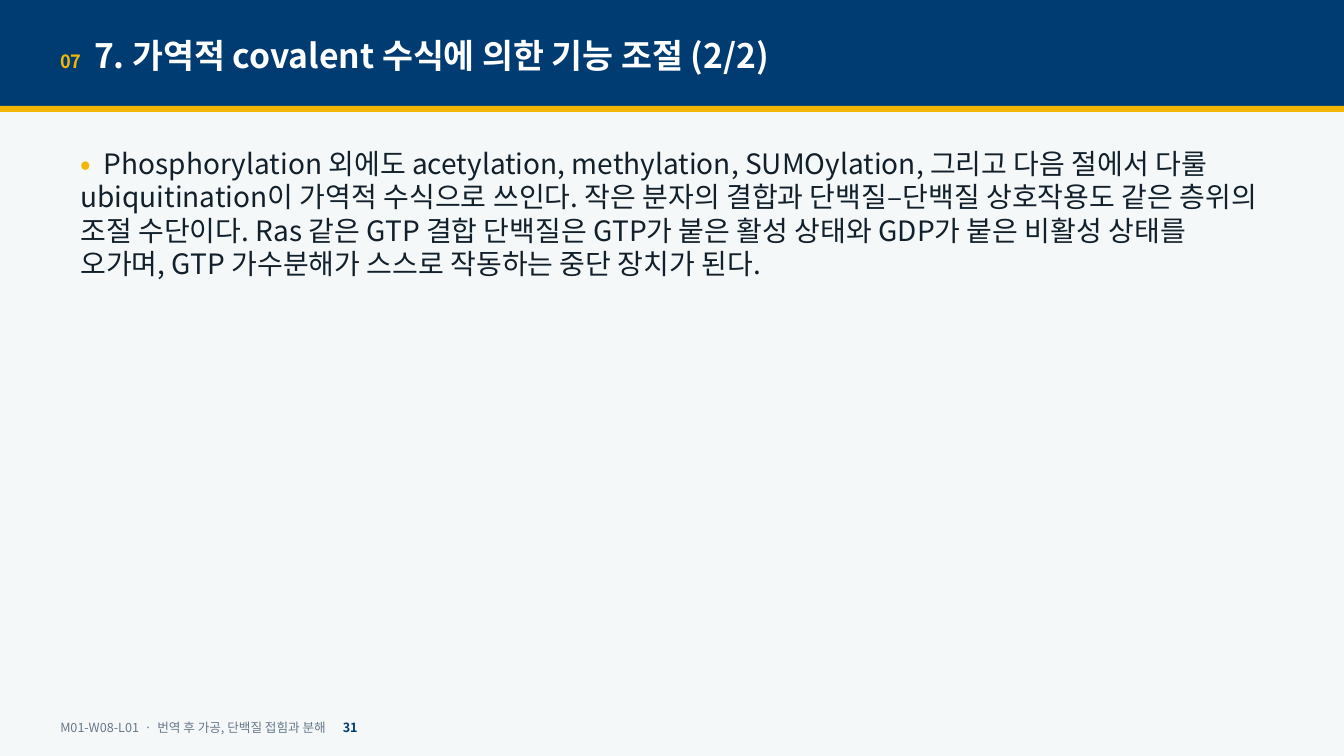
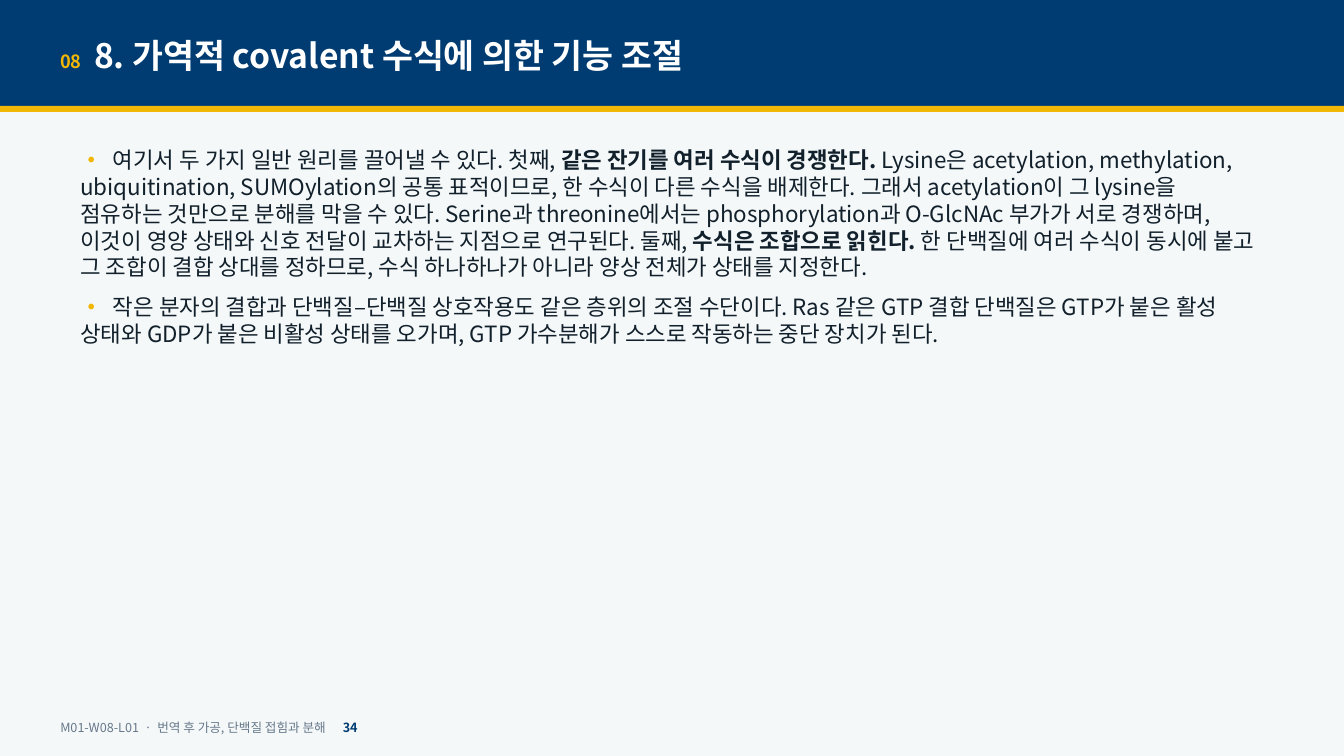
Before and after one commit to hoperiasd2/hoperiasd2.github.io, a slide deck: slide 34 of curriculum/M01/W08/L01/slides.pptx (slide 31 before the commit). Drawn at 1344x756 pixels with LibreOffice and Linux fonts; fonts in the diff are those of the drawing. Boxes give left, top, right and bottom in pixels: in the first picture for what was removed or moved away, otherwise in the second. Text is boxed around its words. In the diff, an @@ line names an element or a change of style, - is before the commit and + after.

```diff
--- a/curriculum/M01/W08/L01/slides.pptx
+++ b/curriculum/M01/W08/L01/slides.pptx
@@ text at bbox=[60, 39, 683, 71]: text changed @@
-07 7. 가역적 covalent 수식에 의한 기능 조절 (2/2)
+08 8. 가역적 covalent 수식에 의한 기능 조절
@@ text at bbox=[80, 149, 1254, 346]: text changed; size 20 to 16 pt @@
-• Phosphorylation 외에도 acetylation, methylation, SUMOylation, 그리고 다음 절에서 다룰 ubiquitination이 가역적 수식으로 쓰인다. 작은 분자의 결합과 단백질–단백질 상호작용도 같은 층위의 조절 수단이다. Ras 같은 GTP 결합 단백질은 GTP가 붙은 활성 상태와 GDP가 붙은 비활성 상태를 오가며, GTP 가수분해가 스스로 작동하는 중단 장치가 된다.
+• 여기서 두 가지 일반 원리를 끌어낼 수 있다. 첫째, 같은 잔기를 여러 수식이 경쟁한다. Lysine은 acetylation, methylation, ubiquitination, SUMOylation의 공통 표적이므로, 한 수식이 다른 수식을 배제한다. 그래서 acetylation이 그 lysine을 점유하는 것만으로 분해를 막을 수 있다. Serine과 threonine에서는 phosphorylation과 O-GlcNAc 부가가 서로 경쟁하며, 이것이 영양 상태와 신호 전달이 교차하는 지점으로 연구된다. 둘째, 수식은 조합으로 읽힌다. 한 단백질에 여러 수식이 동시에 붙고 그 조합이 결합 상대를 정하므로, 수식 하나하나가 아니라 양상 전체가 상태를 지정한다.
+• 작은 분자의 결합과 단백질–단백질 상호작용도 같은 층위의 조절 수단이다. Ras 같은 GTP 결합 단백질은 GTP가 붙은 활성 상태와 GDP가 붙은 비활성 상태를 오가며, GTP 가수분해가 스스로 작동하는 중단 장치가 된다.
@@ text at bbox=[60, 721, 358, 734]: text changed @@
-M01-W08-L01 · 번역 후 가공, 단백질 접힘과 분해 31
+M01-W08-L01 · 번역 후 가공, 단백질 접힘과 분해 34
```
Also in this commit, not shown: 44 other slides changed, 10 slides added, 5 other files.
